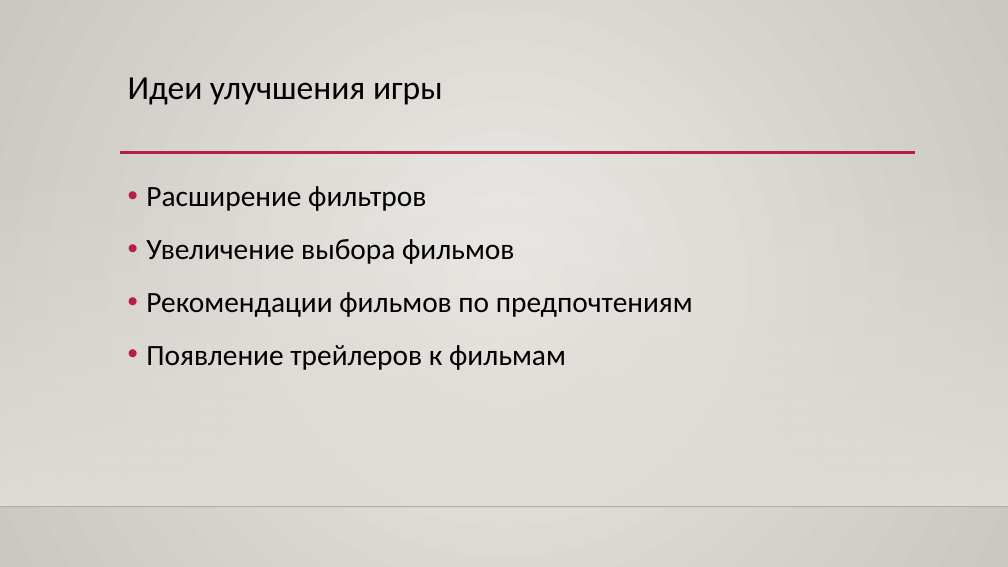
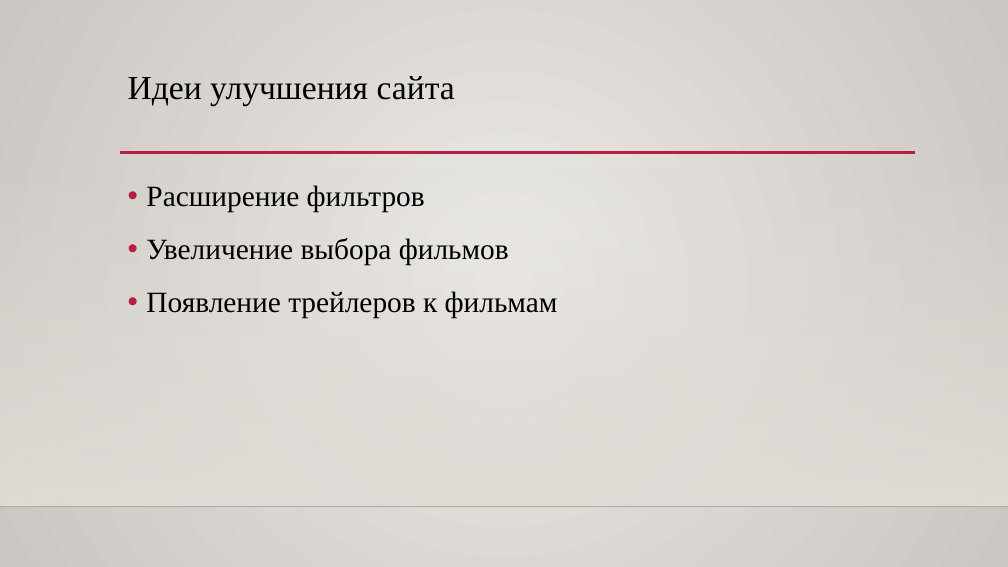
Before and after one commit to 20moonlight01/yandexlyceumweb, a slide deck: slide 20 of Для настроения.pptx (slide 4 before the commit). Drawn at 1008x567 pixels with LibreOffice and Linux fonts; fonts in the diff are those of the drawing; background and template pictures are left out. Boxes give left, top, right and bottom in pixels: in the first picture for what was removed or moved away, otherwise in the second. Text is boxed around its words. In the diff, an @@ line names an element or a change of style, - is before the commit and + after.

```diff
--- a/Для настроения.pptx
+++ b/Для настроения.pptx
@@ title at (128, 76, 455, 105): text changed; font Calibri to Times New Roman @@
-Идеи улучшения игры
+Идеи улучшения сайта
@@ text "Расширение фильтров" at (146, 185, 558, 318): font Calibri to Times New Roman @@
@@ text at (146, 292, 693, 317): paragraph removed @@
-• Рекомендации фильмов по предпочтениям
```
Also in this commit, not shown: 3 other slides changed, 17 slides added.
